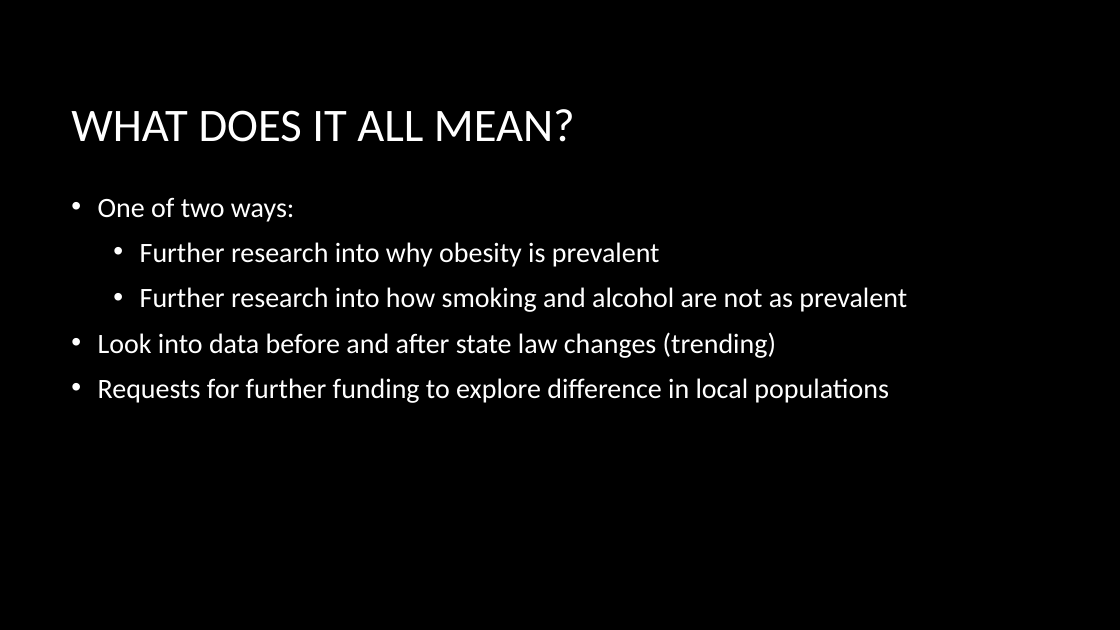
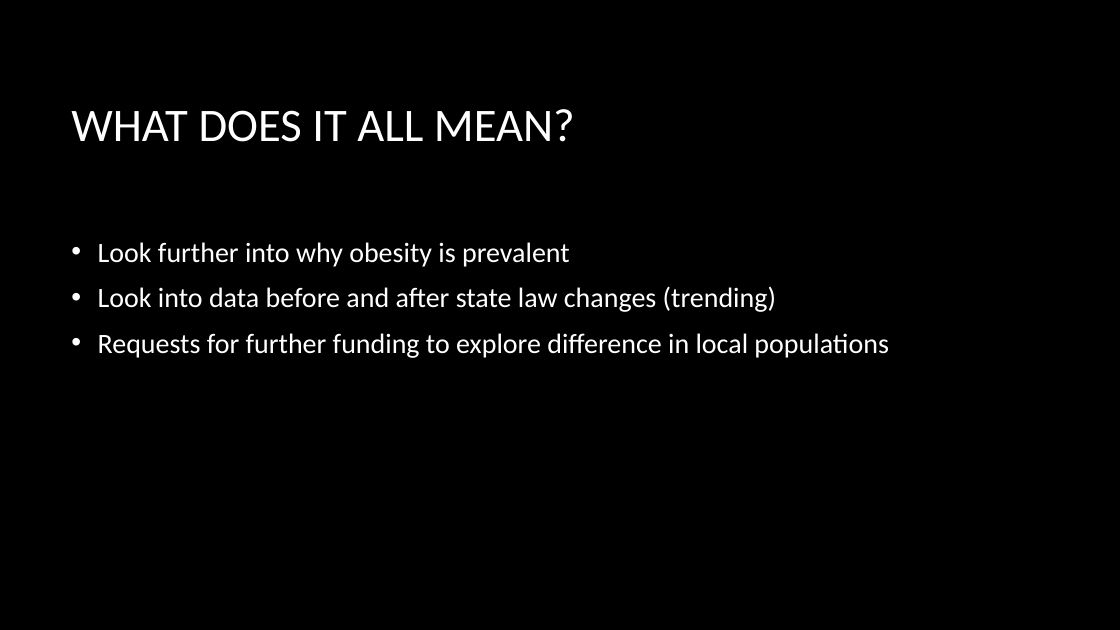
Before and after one commit to Phantogram/Project-BTTV, a slide deck: slide 14 of Project_One_BTTV.pptx. Drawn at 1120x630 pixels with LibreOffice and Linux fonts; fonts in the diff are those of the drawing; background and template pictures are left out. Boxes give left, top, right and bottom in pixels: in the first picture for what was removed or moved away, otherwise in the second. Text is boxed around its words. In the diff, an @@ line names an element or a change of style, - is before the commit and + after.

Commit message:
Updating "What does all this Mean" in power point

```diff
--- a/Project_One_BTTV.pptx
+++ b/Project_One_BTTV.pptx
@@ text at [98, 242, 570, 267]: text changed @@
-• One of two ways:
-  • Further research into why obesity is prevalent
-  • Further research into how smoking and alcohol are not as prevalent
+• Look further into why obesity is prevalent
```
